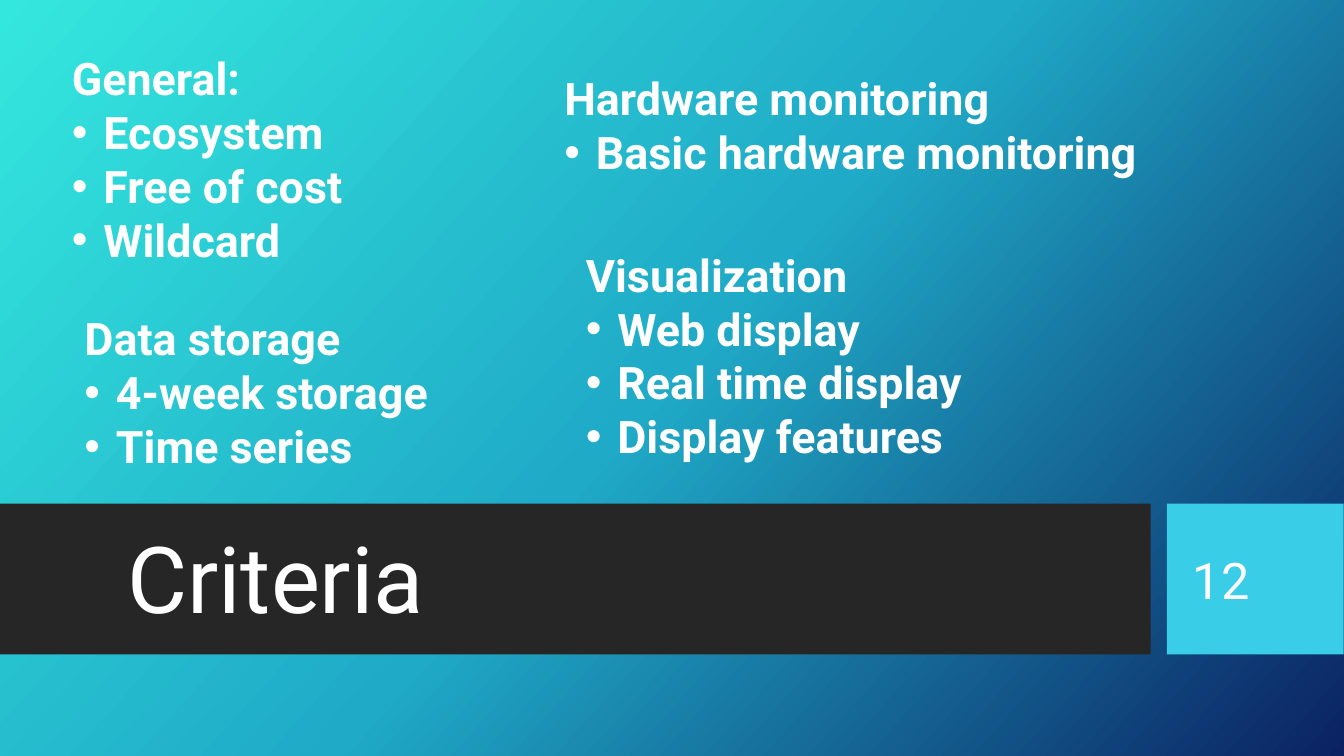
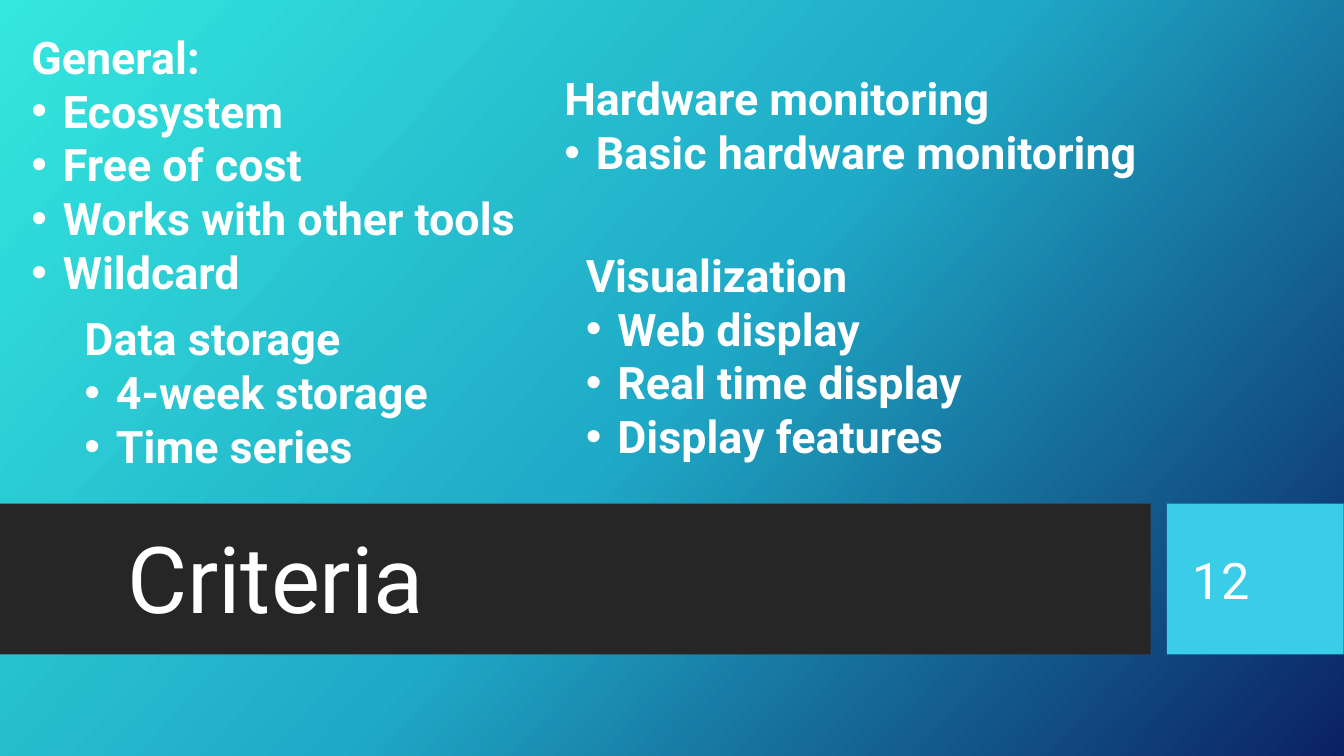
Before and after one commit to CosminBudurovici/Digital_Twin_Monitoring_System, a slide deck: slide 12 of Design Artefacts/Monitoring system presentation.pptx. Drawn at 1344x756 pixels with LibreOffice and Linux fonts; fonts in the diff are those of the drawing; background and template pictures are left out. Boxes give left, top, right and bottom in pixels: in the first picture for what was removed or moved away, otherwise in the second. Text is boxed around its words. In the diff, an @@ line names an element or a change of style, - is before the commit and + after.

```diff
--- a/Design Artefacts/Monitoring system presentation.pptx
+++ b/Design Artefacts/Monitoring system presentation.pptx
@@ text "General:": place and size @@
-text "General:" at (72,61,342,258)
+text "General:" at (31,40,515,290)
@@ text at (63,201,515,236): paragraph added @@
+• Works with other tools
```
Also in this commit, not shown: 4 other slides changed, 1 other file.
